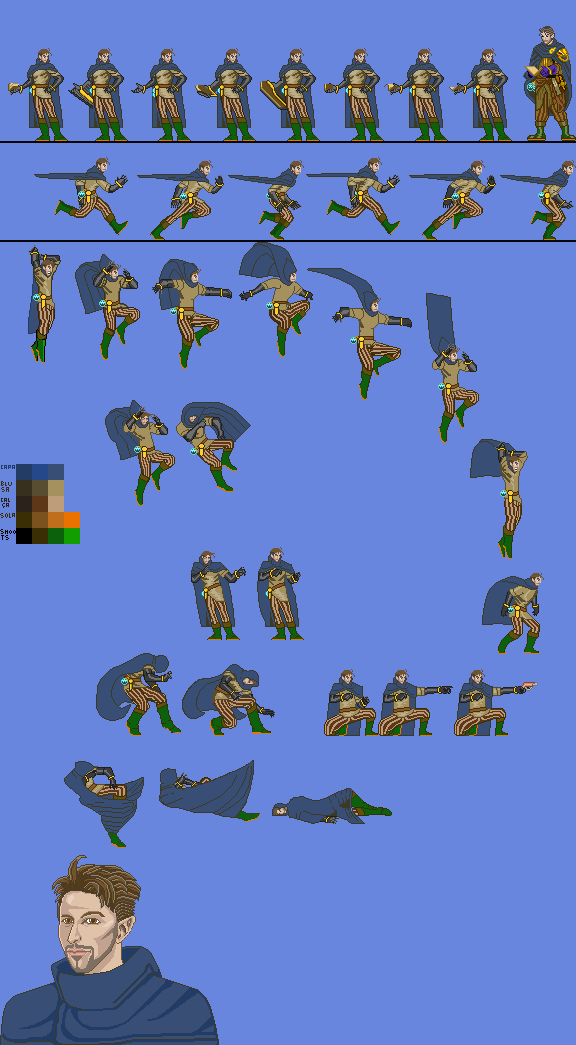
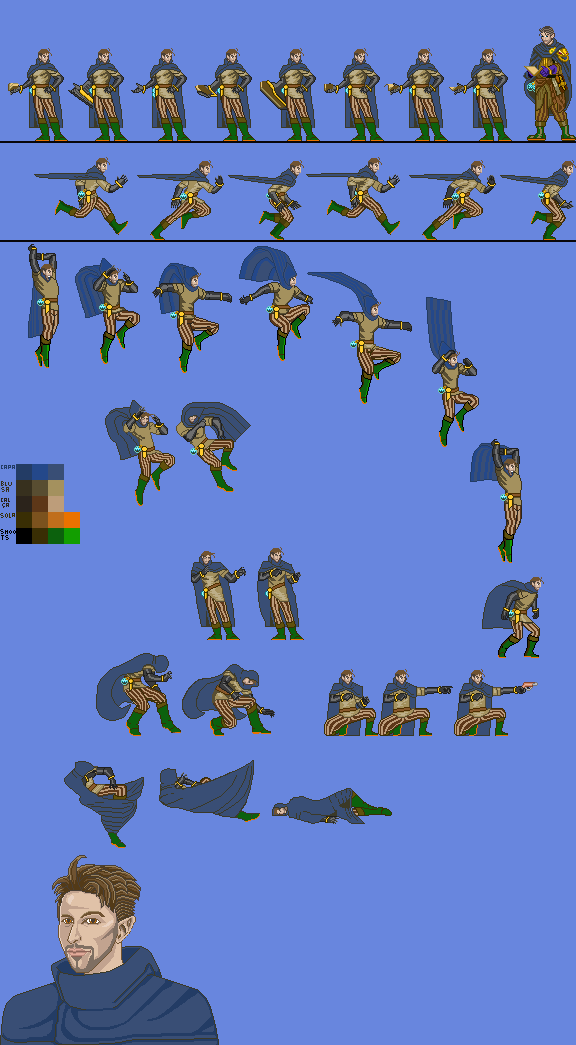
Two versions of the same layered image (576x1045). Layer-by-layer changes:
painted on "Copiar de Pintar camada 3" over [28, 242, 452, 320]
painted on "Copiar de Crouch" (1st of 2) over [498, 640, 512, 658]
painted on "Pintar camada 4" over [100, 320, 512, 512]
painted on "Jump" over [28, 242, 544, 658]
painted on "Plano de fundo" over [28, 242, 544, 658]
